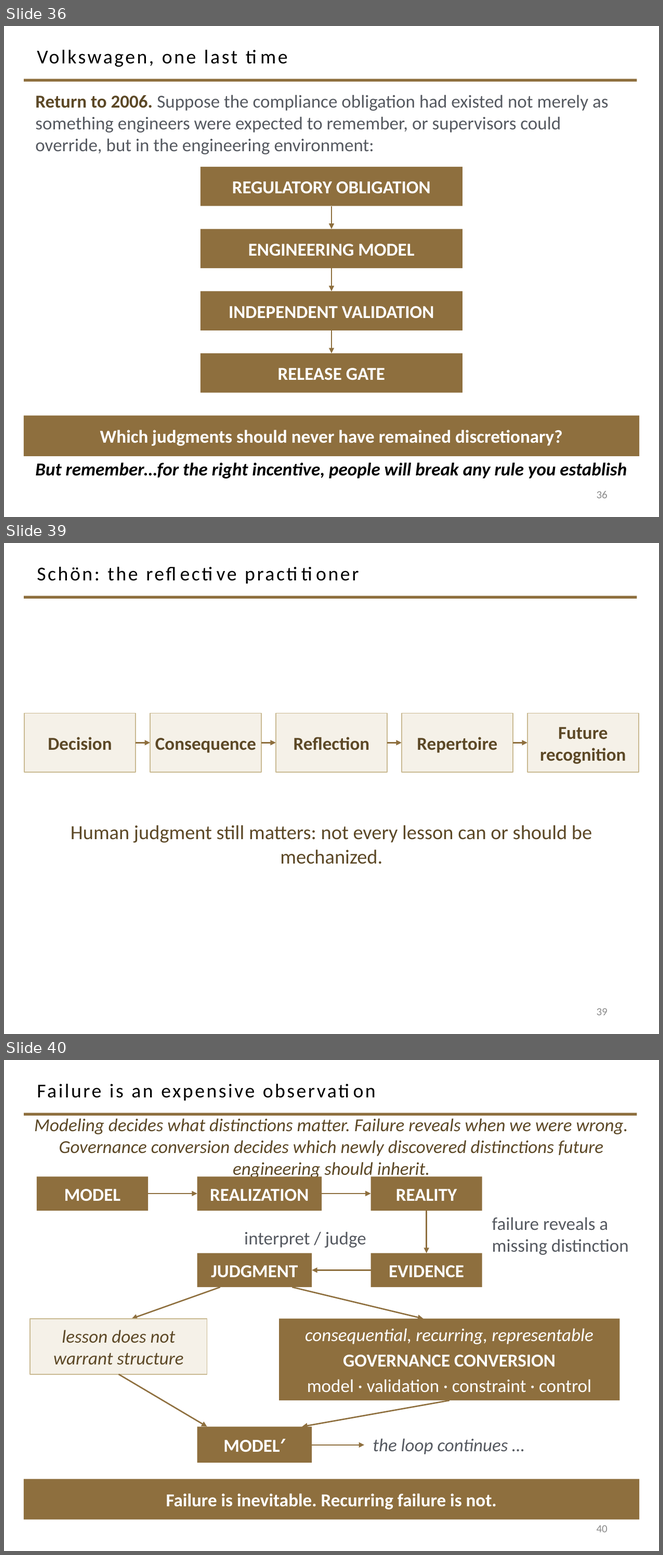
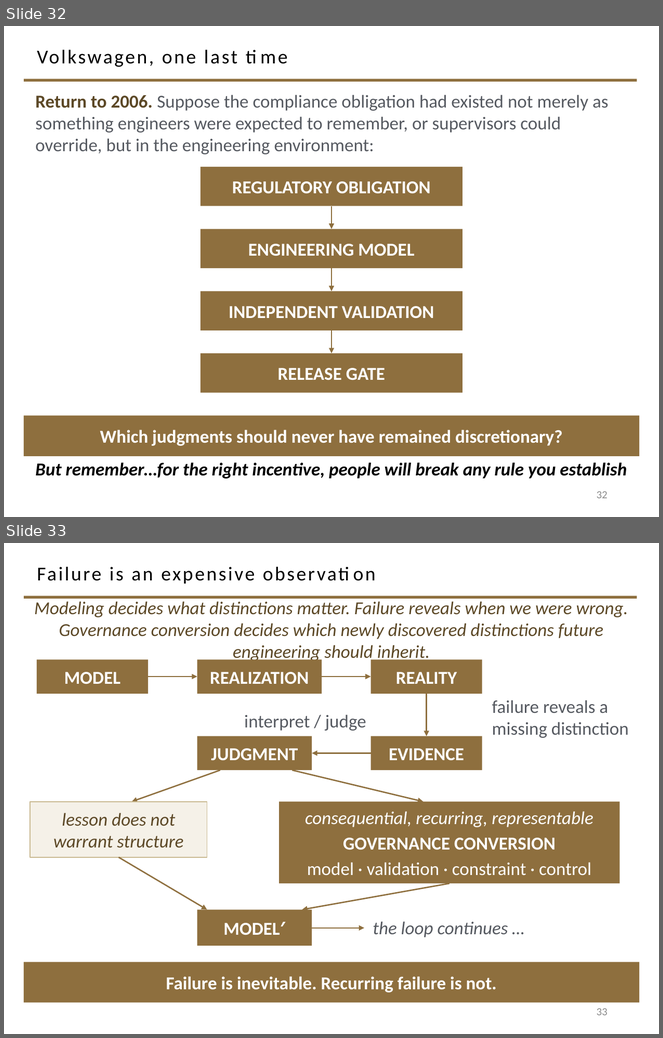
Before and after one commit to davisjam/model-based-agentic-software-engineering, a slide deck: course/lectures/act-2-delegation-and-control/04-failure-aware-engineering/2-4-Failure-Aware-Engineering.pptx. Shown one above the other, each under a label of ours: slides 36, 39 and 40 before the commit, slides 32 and 33 after it; the slides between them are not shown. The pictures are 663x1555 and 663x1038 pixels, drawn with LibreOffice and Linux fonts; fonts in the diff are those of the drawing; background and template pictures are left out. Boxes give left, top, right and bottom in pixels: in the first picture for what was removed or moved away, otherwise in the second. Text is boxed around its words. In the diff, an @@ line names an element or a change of style, - is before the commit and + after.

```diff
--- a/course/lectures/act-2-delegation-and-control/04-failure-aware-engineering/2-4-Failure-Aware-Engineering.pptx
+++ b/course/lectures/act-2-delegation-and-control/04-failure-aware-engineering/2-4-Failure-Aware-Engineering.pptx
@@ slide 39 removed at <box>4,543,659,1034</box>, background #FFFFFF; not listed: 1 template element that a slide beside it also shows @@
@@ title removed at <box>37,566,138,581</box> @@
-Schön: the reflective practitioner
@@ rectangle removed at <box>24,714,136,772</box> @@
-Decision
@@ rectangle removed at <box>150,714,261,772</box> @@
-Consequence
@@ rectangle removed at <box>276,714,387,772</box> @@
-Reflection
@@ rectangle removed at <box>402,714,513,772</box> @@
-Repertoire
@@ rectangle removed at <box>528,714,639,772</box> @@
-Future recognition
@@ arrow removed from (136, 743) to (150, 743) @@
@@ arrow removed from (261, 743) to (276, 743) @@
@@ arrow removed from (387, 743) to (402, 743) @@
@@ arrow removed from (513, 743) to (528, 743) @@
@@ text removed at <box>71,825,592,864</box> @@
-Human judgment still matters: not every lesson can or should be mechanized.
@@ page number removed at <box>597,1008,608,1016</box> @@
-39
@@ what was slide 36 is now slide 32 @@
@@ page number at <box>597,491,608,499</box>: text changed @@
-36
+32
@@ what was slide 40 is now slide 33 @@
@@ page number at <box>597,1008,608,1016</box>: text changed @@
-40
+33
```
Also in this commit, not shown: 7 slides changed, 1 slide added, 7 other slides removed.
